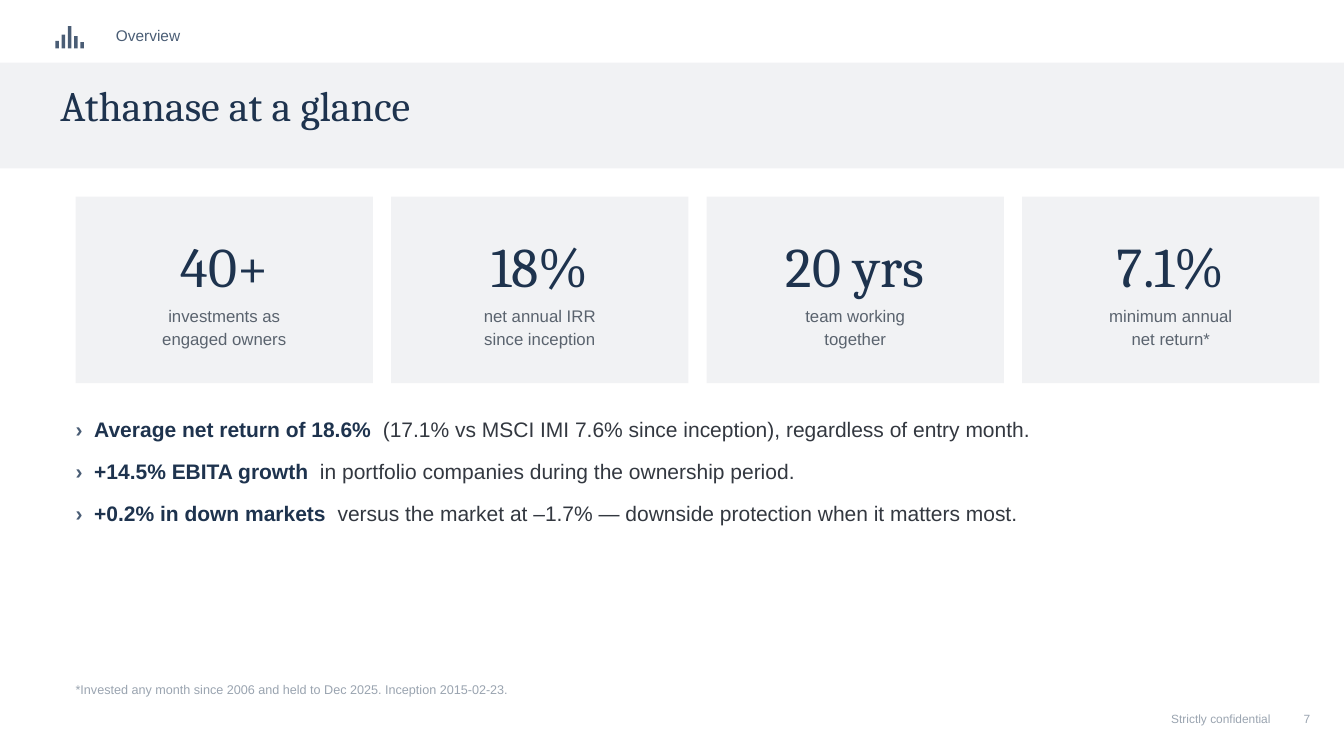
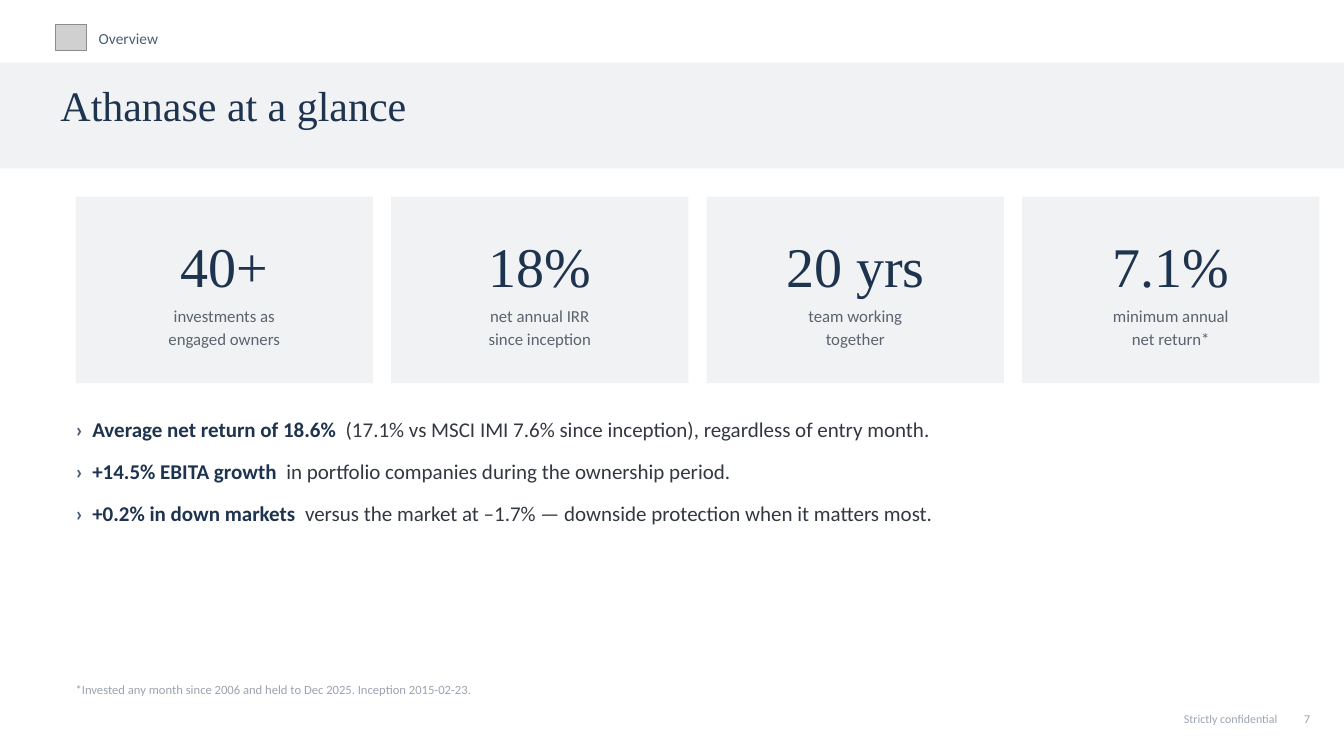
Before and after one commit to charette-lab/Claude, a slide deck: slide 10 of Athanase_Engaged_Ownership_Allocator_Deck.pptx. Drawn at 1344x756 pixels with LibreOffice and Linux fonts; fonts in the diff are those of the drawing; grey boxes stand for pictures. Boxes give left, top, right and bottom in pixels: in the first picture for what was removed or moved away, otherwise in the second. Text is boxed around its words. In the diff, an @@ line names an element or a change of style, - is before the commit and + after.

```diff
--- a/Athanase_Engaged_Ownership_Allocator_Deck.pptx
+++ b/Athanase_Engaged_Ownership_Allocator_Deck.pptx
@@ picture added at [55, 24, 87, 50] @@
@@ rectangle removed at [68, 26, 72, 48] @@
@@ font Arial to Calibri in 4 elements at [1184, 715, 1310, 725], [92, 422, 932, 525], [76, 685, 471, 696], [99, 33, 158, 44] @@
@@ text "Overview": place and size @@
-text "Overview" at [116, 30, 180, 41]
+text "Overview" at [99, 33, 158, 44]
@@ rectangle removed at [55, 41, 59, 48] @@
@@ rectangle removed at [62, 34, 66, 48] @@
@@ rectangle removed at [74, 36, 78, 48] @@
@@ rectangle removed at [81, 42, 85, 48] @@
@@ text "Athanase at a glance" at [60, 92, 406, 129]: font Cambria to Times New Roman @@
@@ text "40+" at [168, 249, 280, 348]: font Cambria to Times New Roman in "40+"; font Arial to Calibri in "investments as", "engaged owners" @@
@@ text "18%" at [489, 249, 592, 348]: font Cambria to Times New Roman in "18%"; font Arial to Calibri in "net annual IRR", "since inception" @@
@@ text "20 yrs" at [786, 249, 924, 348]: font Cambria to Times New Roman in "20 yrs"; font Arial to Calibri in "team working", "together" @@
@@ text "7.1%" at [1113, 249, 1230, 345]: font Cambria to Times New Roman in "7.1%"; font Arial to Calibri in "minimum annual", "net return*" @@
```
Also in this commit, not shown: 16 other slides changed, 4 other files.
